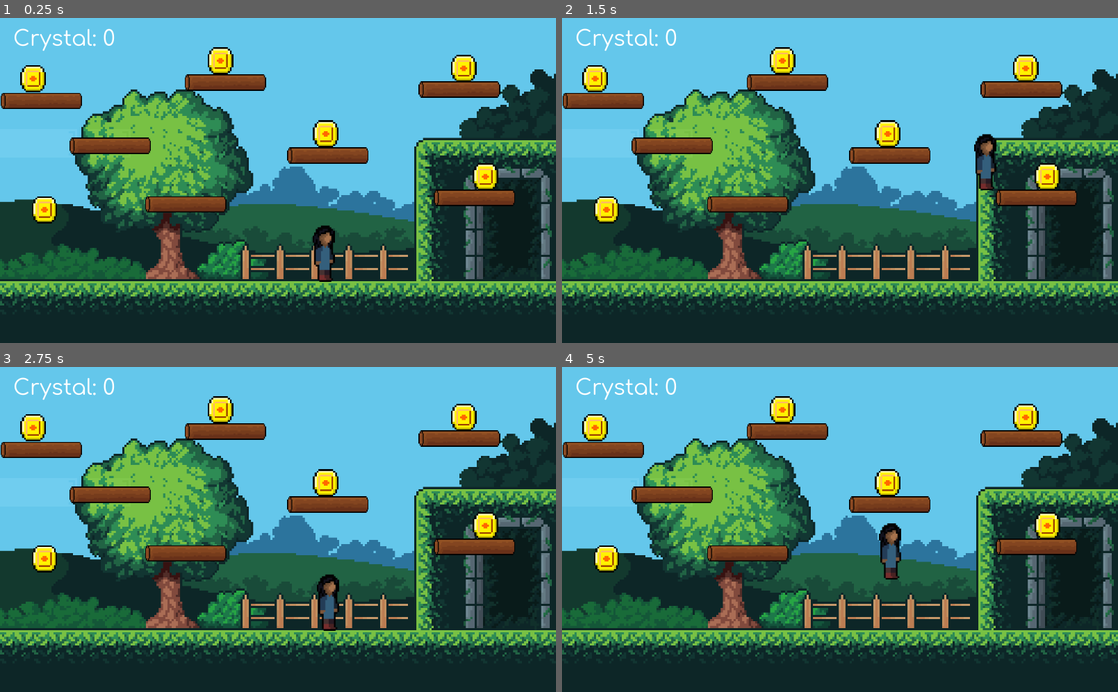
Above: before the commit, frames 1-4 (two rows, left to right).
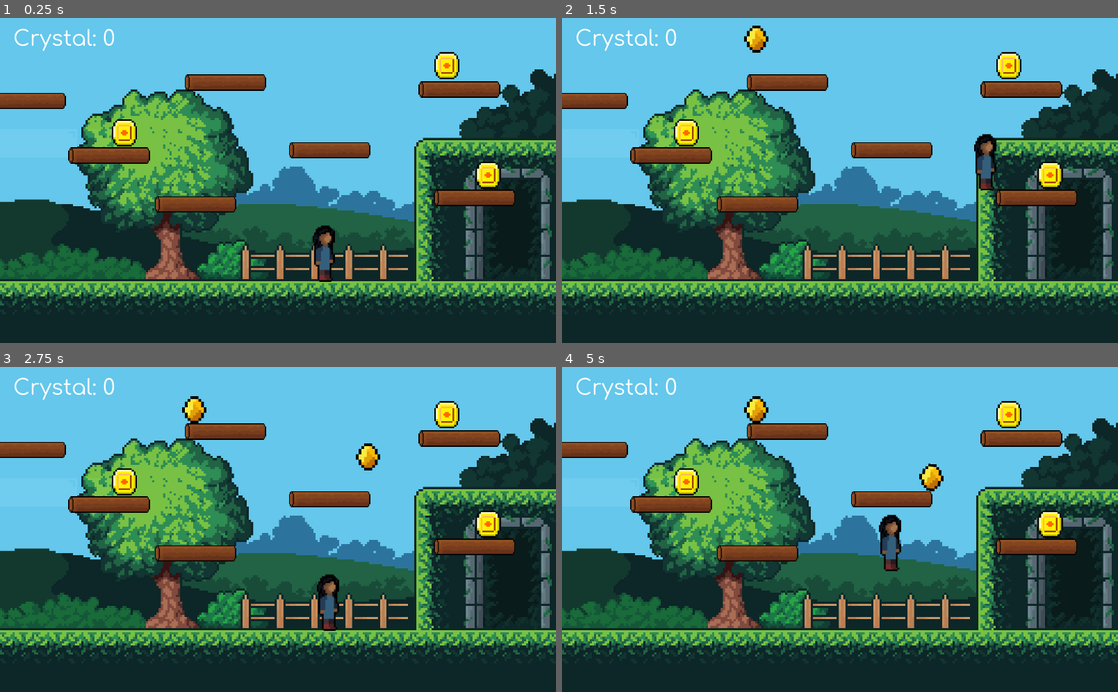
Above: after the commit, the same moments.

Repository: caffebd/sayem-platform
Game: Godot game, scene res://scenes/World.tscn
Same seed, same stepped clock (60 frames per second), same inputs: the game is played once before the commit and once after it.
Inputs:
- Up to frame 1 (0.25 s): no input
- Up to frame 2 (1.5 s): tap Enter at 0.5 s; hold D (right) from 0.53 s (still down); tap W (jump) at 0.77 s
- Up to frame 3 (2.75 s): tap W (jump) at 1.52 s; release D (right) at 2.03 s; hold A (left) from 2.03 s (still down)
- Up to frame 4 (5 s): release A (left) at 2.78 s; hold D (right) 2.78-4.28 s; tap W (jump) at 3.02, 3.77, 4.52 s; hold A (left) from 4.28 s (still down)

The runs differ from the first frame. In frame 1, 4.7% of the frame differs, in the area x 0-91%, y 8-64%; in frame 2, 5.0%; in frame 3, 5.2%; in frame 4, 5.8%, in the area x 0-91%, y 8-66%.

Commit message:
add coin

Diff:
--- a/scenes/World.tscn
+++ b/scenes/World.tscn
@@ -1,10 +1,11 @@
-[gd_scene load_steps=7 format=2]
+[gd_scene load_steps=8 format=2]
 
 [ext_resource path="res://scenes/log.tscn" type="PackedScene" id=1]
 [ext_resource path="res://scenes/Player.tscn" type="PackedScene" id=2]
 [ext_resource path="res://assets/props/Titlebackground.png" type="Texture" id=3]
 [ext_resource path="res://scenes/cristal.tscn" type="PackedScene" id=4]
 [ext_resource path="res://scenes/UI.tscn" type="PackedScene" id=5]
+[ext_resource path="res://scenes/coin.tscn" type="PackedScene" id=6]
 
 [sub_resource type="RectangleShape2D" id=1]
 extents = Vector2( 542.5, 63 )
@@ -26,43 +27,44 @@
 [node name="Player" parent="." instance=ExtResource( 2 )]
 position = Vector2( 596, 408 )
 
-[node name="log" parent="." instance=ExtResource( 1 )]
-position = Vector2( 342, 344 )
+[node name="cristal" parent="." instance=ExtResource( 4 )]
+position = Vector2( 823, 88 )
 
-[node name="log2" parent="." instance=ExtResource( 1 )]
-position = Vector2( 604, 254 )
+[node name="cristal2" parent="." instance=ExtResource( 4 )]
+position = Vector2( 899, 290 )
 
-[node name="log3" parent="." instance=ExtResource( 1 )]
-position = Vector2( 203, 236 )
+[node name="cristal3" parent="." instance=ExtResource( 4 )]
+position = Vector2( 229, 212 )
 
-[node name="log4" parent="." instance=ExtResource( 1 )]
+[node name="UI" parent="." instance=ExtResource( 5 )]
+
+[node name="all_lig" type="Node2D" parent="."]
+
+[node name="log3" parent="all_lig" instance=ExtResource( 1 )]
+position = Vector2( 201, 254 )
+
+[node name="log" parent="all_lig" instance=ExtResource( 1 )]
+position = Vector2( 360, 344 )
+
+[node name="log2" parent="all_lig" instance=ExtResource( 1 )]
+position = Vector2( 607, 244 )
+
+[node name="log6" parent="all_lig" instance=ExtResource( 1 )]
+position = Vector2( 846, 132 )
+
+[node name="log7" parent="all_lig" instance=ExtResource( 1 )]
+position = Vector2( 415, 119 )
+
+[node name="log5" parent="all_lig" instance=ExtResource( 1 )]
+position = Vector2( 46, 153 )
+
+[node name="log4" parent="all_lig" instance=ExtResource( 1 )]
 position = Vector2( 874, 332 )
 
-[node name="log5" parent="." instance=ExtResource( 1 )]
-position = Vector2( 76, 153 )
+[node name="all_coin" type="Node2D" parent="."]
 
-[node name="log6" parent="." instance=ExtResource( 1 )]
-position = Vector2( 846, 132 )
+[node name="coin" parent="all_coin" instance=ExtResource( 6 )]
+position = Vector2( 358, -65 )
 
-[node name="log7" parent="." instance=ExtResource( 1 )]
-position = Vector2( 415, 119 )
-
-[node name="cristal" parent="." instance=ExtResource( 4 )]
-position = Vector2( 61, 112 )
-
-[node name="cristal2" parent="." instance=ExtResource( 4 )]
-position = Vector2( 600, 214 )
-
-[node name="cristal3" parent="." instance=ExtResource( 4 )]
-position = Vector2( 82, 354 )
-
-[node name="cristal4" parent="." instance=ExtResource( 4 )]
-position = Vector2( 894, 293 )
-
-[node name="cristal5" parent="." instance=ExtResource( 4 )]
-position = Vector2( 854, 93 )
-
-[node name="cristal6" parent="." instance=ExtResource( 4 )]
-position = Vector2( 406, 79 )
-
-[node name="UI" parent="." instance=ExtResource( 5 )]
+[node name="coin2" parent="all_coin" instance=ExtResource( 6 )]
+position = Vector2( 678, -171 )
--- /dev/null
+++ b/scenes/coin.tscn
@@ -0,0 +1,14 @@
+[gd_scene load_steps=3 format=2]
+
+[ext_resource path="res://assets/props/Yellow_Crystal.png" type="Texture" id=1]
+
+[sub_resource type="RectangleShape2D" id=1]
+extents = Vector2( 22, 25 )
+
+[node name="coin" type="RigidBody2D"]
+
+[node name="coinCollision" type="CollisionShape2D" parent="."]
+shape = SubResource( 1 )
+
+[node name="coin" type="Sprite" parent="."]
+texture = ExtResource( 1 )
